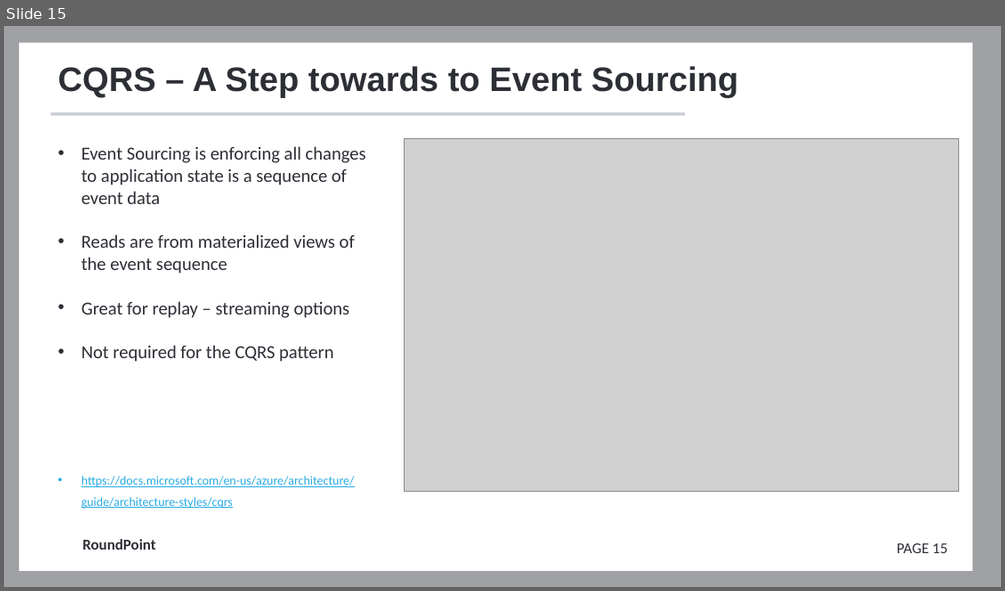
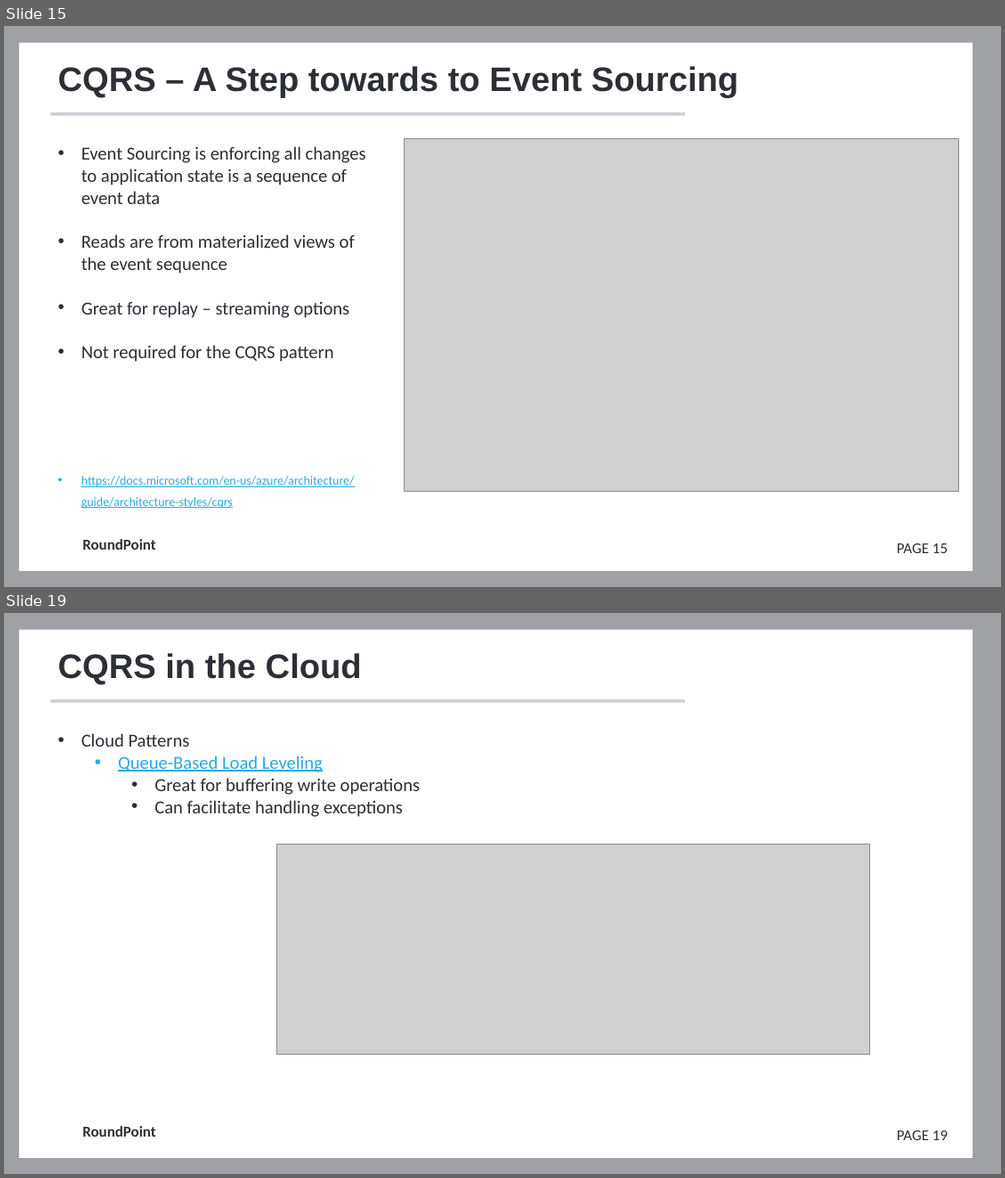
Before and after one commit to FrameworkFactory/cqrs-presentation, a slide deck: docs/Presentation.pptx. Shown one above the other, each under a label of ours: slide 15 before the commit, slides 15 and 19 after it; the slides between them are not shown. The pictures are 1005x591 and 1005x1178 pixels, drawn with LibreOffice and Linux fonts; fonts in the diff are those of the drawing; grey boxes stand for pictures; background and template pictures are left out. Boxes give left, top, right and bottom in pixels: in the first picture for what was removed or moved away, otherwise in the second. Text is boxed around its words. In the diff, an @@ line names an element or a change of style, - is before the commit and + after.

```diff
--- a/docs/Presentation.pptx
+++ b/docs/Presentation.pptx
@@ slide 19 added at (4, 613, 1001, 1174), background #FFFFFF; not listed: 5 template elements that a slide beside it also shows @@
@@ title added at (58, 653, 362, 685), 32.7 pt, text #2D2F36, bold @@
+CQRS in the Cloud
@@ text added at (81, 733, 420, 817), 17.7 pt, text #2D2F36 @@
+• Cloud Patterns
+  • Queue-Based Load Leveling
+    • Great for buffering write operations
+    • Can facilitate handling exceptions
@@ picture added at (276, 844, 869, 1054) @@
```
Also in this commit, not shown: 7 slides changed, 11 other slides added, 10 slides removed.
